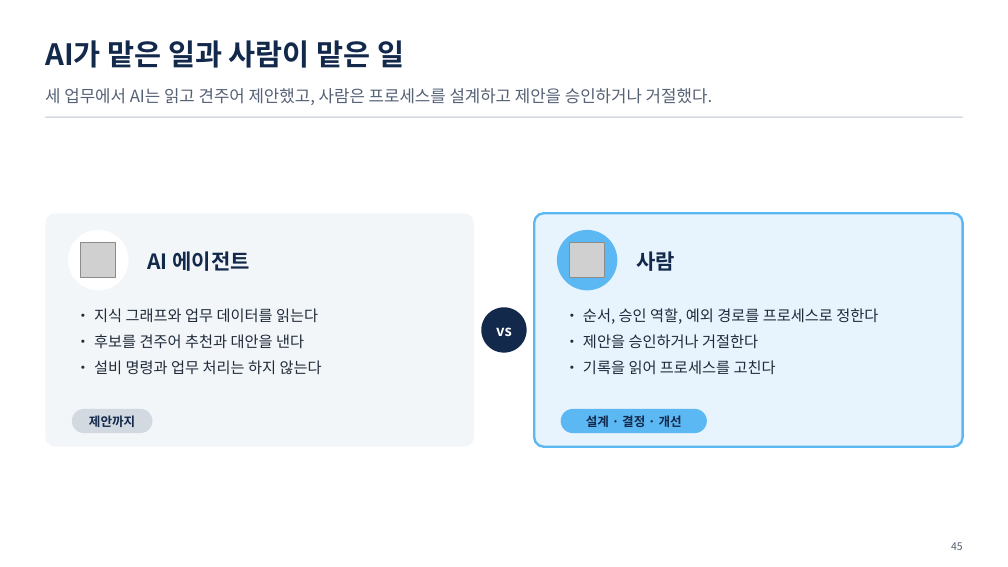
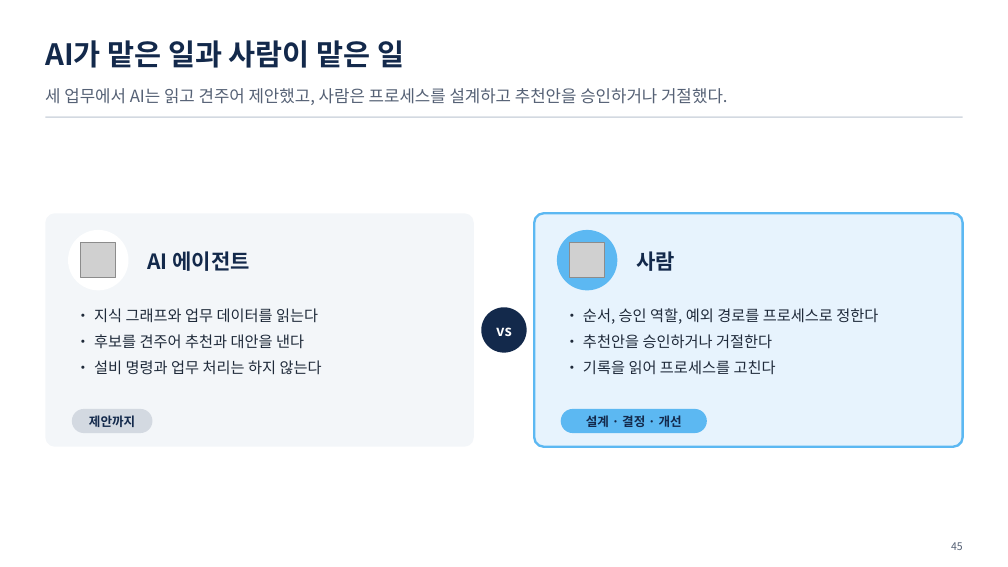
Before and after one commit to uengine-oss/hyd-iot-edu, a slide deck: slide 45 of docs/교재/통합반_오프라인/10회차/통합반_오프라인_10회차.pptx. Drawn at 1008x567 pixels with LibreOffice and Linux fonts; fonts in the diff are those of the drawing; grey boxes stand for pictures. Boxes give left, top, right and bottom in pixels: in the first picture for what was removed or moved away, otherwise in the second. Text is boxed around its words. In the diff, an @@ line names an element or a change of style, - is before the commit and + after.

```diff
--- a/docs/교재/통합반_오프라인/10회차/통합반_오프라인_10회차.pptx
+++ b/docs/교재/통합반_오프라인/10회차/통합반_오프라인_10회차.pptx
@@ text at (45, 88, 728, 105): text changed @@
-세 업무에서 AI는 읽고 견주어 제안했고, 사람은 프로세스를 설계하고 제안을 승인하거나 거절했다.
+세 업무에서 AI는 읽고 견주어 제안했고, 사람은 프로세스를 설계하고 추천안을 승인하거나 거절했다.
@@ text at (583, 334, 772, 348): text changed @@
-• 제안을 승인하거나 거절한다
+• 추천안을 승인하거나 거절한다
```
Also in this commit, not shown: 19 other slides changed, 2 slides added, 2 slides removed, 35 other files.
